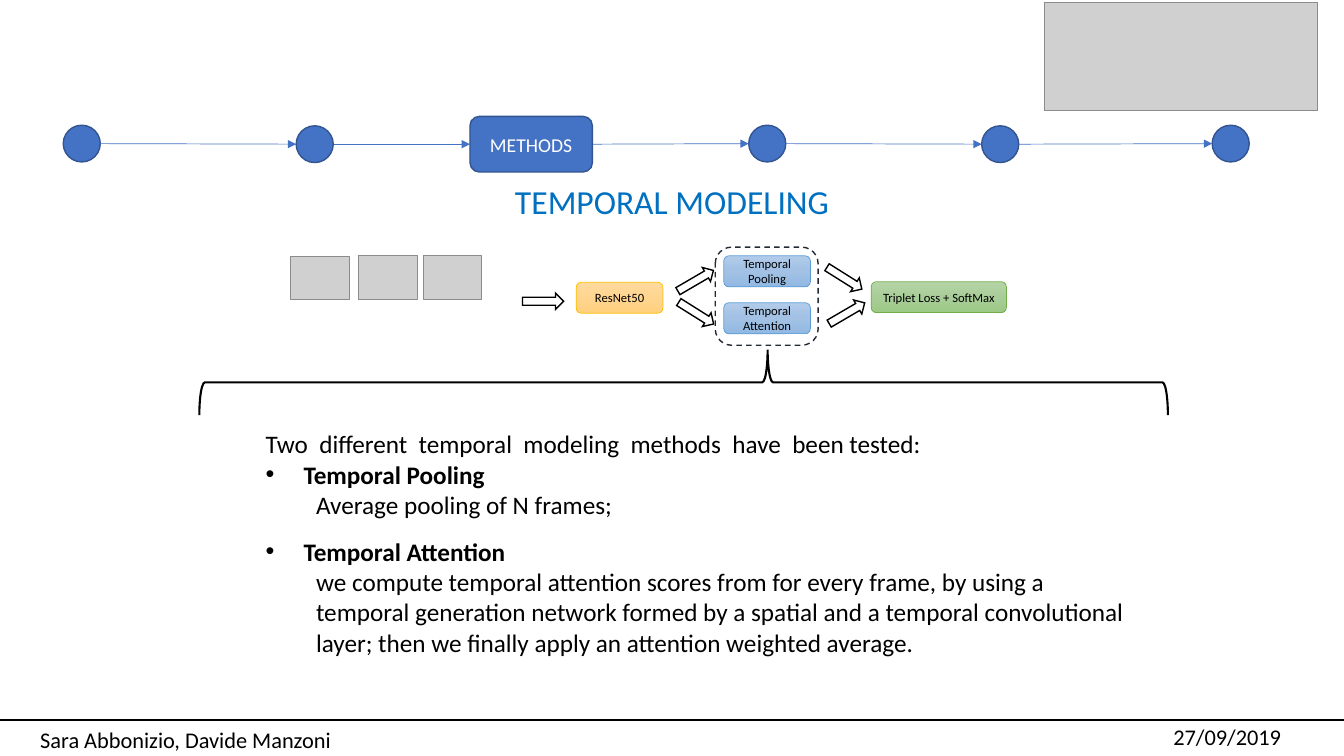
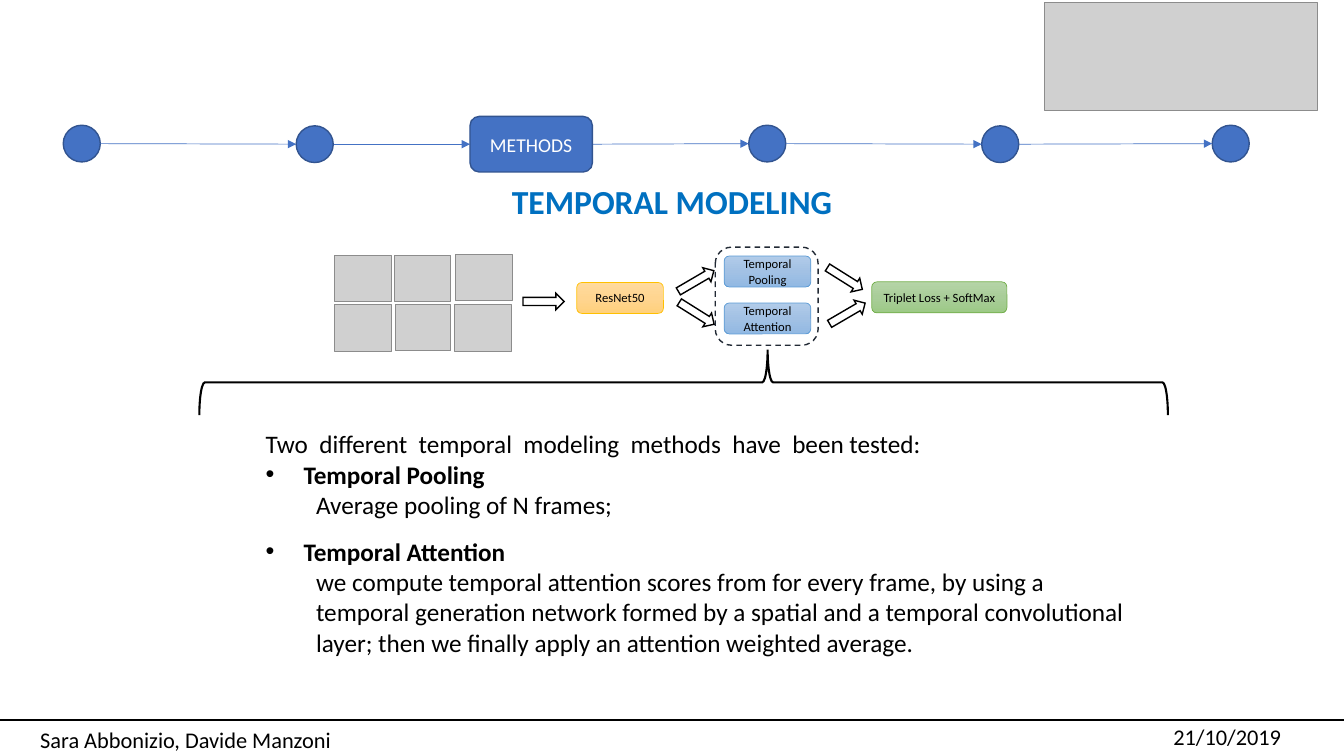
Before and after one commit to univpmCV2019/ReIdentification, a slide deck: slide 8 of Presentazione.pptx. Drawn at 1344x756 pixels with LibreOffice and Linux fonts; fonts in the diff are those of the drawing; grey boxes stand for pictures. Boxes give left, top, right and bottom in pixels: in the first picture for what was removed or moved away, otherwise in the second. Text is boxed around its words. In the diff, an @@ line names an element or a change of style, - is before the commit and + after.

```diff
--- a/Presentazione.pptx
+++ b/Presentazione.pptx
@@ text "TEMPORAL MODELING" at (512,192,832,215): bold on @@
@@ picture: place and size @@
-picture at (290,257,349,300)
+picture at (335,255,391,301)
@@ picture: place and size @@
-picture at (358,256,417,300)
+picture at (394,255,451,301)
@@ picture: place and size @@
-picture at (423,256,482,299)
+picture at (456,255,512,301)
@@ picture added at (335,304,391,351) @@
@@ picture added at (395,304,451,351) @@
@@ picture added at (455,306,511,352) @@
@@ text at (1173,729,1281,746): text changed @@
-27/09/2019
+21/10/2019
```
Also in this commit, not shown: 14 other slides changed, 1 slide added, 1 other file.
